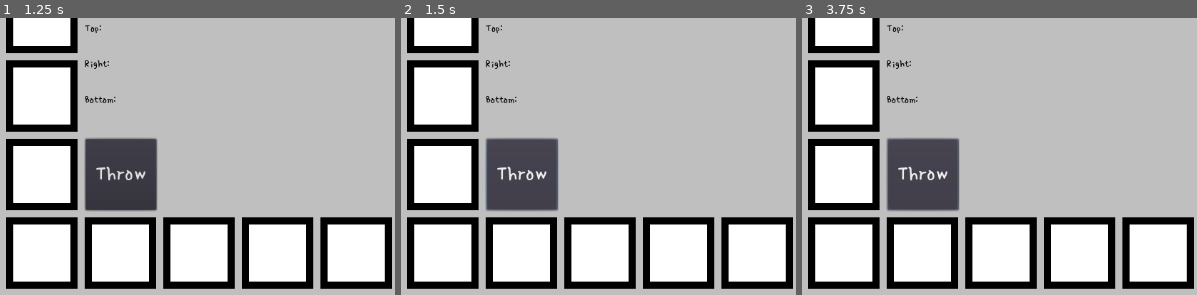
Above: before the commit, frames 1-3 (left to right).
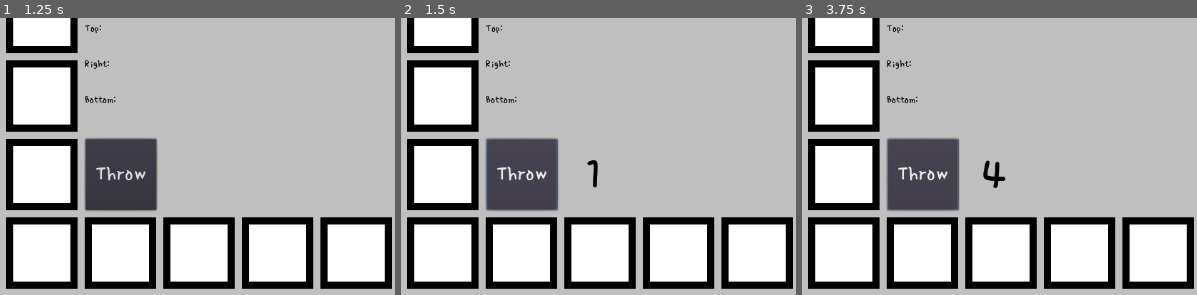
Above: after the commit, the same moments.

Repository: askoki160/angels-of-delta
Game: Godot game, scene res://Scenes/MainScene.tscn
Two runs of this game, one before a commit and one after it. Both use one fixed random seed, a clock stepped at 60 frames per second and the inputs below. This scene is started directly instead of the project's main scene.
Inputs (mouse positions are % of the whole screen's width and height, from its top left):
- Up to frame 1 (1.25 s): click (63, 39) at 0.52 s; type "Alex" at 0.6 s; click (56, 52) at 0.75 s; type "12" at 0.83 s
- Up to frame 2 (1.5 s): click "Throw" at 1.25 s
- Up to frame 3 (3.75 s): click "Create" at 2 s; click "Create" at 2.75 s; click "Throw" at 3.5 s
The pictures show only the part of the screen within x 0-50%, y 50-100%; the shares and areas given below are measured in that part.

Frame 1 is identical in both runs. In frame 2, 0.1% of the frame differs, in the area x 47-50%, y 51-62%; in frame 3, 0.3%, in the area x 45-52%, y 51-62%.
Error in both runs: Invalid get index '0' (on base: 'Array'). (res://Scripts/helpers/State.gd:35)

Commit message:
Fix move field issue of updating all players

Diff:
--- a/Scripts/DiceScene.gd
+++ b/Scripts/DiceScene.gd
@@ -8,8 +8,7 @@
 	pass
 
 func _on_Button_pressed():
-	# simulate throwing the dice
-#	var dice_number = randi() % 6 + 1
-#	$Label.text = str(dice_number)
-#	emit_signal("dice_thrown", dice_number)
-	emit_signal("dice_thrown", 1)
+    # simulate throwing the dice
+    var dice_number = randi() % 6 + 1
+    $Label.text = str(dice_number)
+    emit_signal("dice_thrown", dice_number)
--- a/Scripts/Lobby.gd
+++ b/Scripts/Lobby.gd
@@ -70,7 +70,7 @@
 func set_local_player_index():
 	var players = global_vars.remote_players
 	print(players)
-	print("name ", global_vars.client_name)
+	print("Name ", global_vars.client_name)
 	for i in range(players.size()):
 		var player_json = Utils._string_to_json(players[i])
 		print("Player ", players[i])
--- a/Scripts/MainScene.gd
+++ b/Scripts/MainScene.gd
@@ -10,147 +10,149 @@
 var state = State.PlayerState.new()
 # Called when the node enters the scene tree for the first time.
 func _ready():
-	_client.connect("data_received", self, "_on_data")
-	_client.connect("connection_closed", self, "_closed")
-	_client.connect("connection_error", self, "_closed")
-	var map = Map.Map.new(self, global_vars.fields)
-	map.generate_fields()
-	_init_players()
-	Network.send_json_data(_client, "info", 0)
+    _client.connect("data_received", self, "_on_data")
+    _client.connect("connection_closed", self, "_closed")
+    _client.connect("connection_error", self, "_closed")
+    var map = Map.Map.new(self, global_vars.fields)
+    map.generate_fields()
+    _init_players()
+    Network.send_json_data(_client, "info", 0)
 
 func _process(delta):
-	# Call this in _process or _physics_process. Data transfer, and signals
-	# emission will only happen when calling this function.
-	_client.poll()
+    # Call this in _process or _physics_process. Data transfer, and signals
+    # emission will only happen when calling this function.
+    _client.poll()
 
 func _init_players():
-	state.set_current_index(global_vars.current_player_index)
-	for i in range(global_vars.remote_players.size()):
-		var player_json = Utils._string_to_json(global_vars.remote_players[i])
-		var Player = load("res://Scenes/Player.tscn")
-		var player_instance = Player.instance()
+    state.set_current_index(global_vars.current_player_index)
+    for i in range(global_vars.remote_players.size()):
+        var player_json = Utils._string_to_json(global_vars.remote_players[i])
+        var Player = load("res://Scenes/Player.tscn")
+        var player_instance = Player.instance()
 
-		player_instance.set_name(player_json.name)
-		var player_sitting_position = i % global_vars.sitting_positions
-		match (player_sitting_position):
-			0:
-				$PlayerPositionLegend.get_node("Left").text += player_json.name + ", "
-			1:
-				$PlayerPositionLegend.get_node("Top").text += player_json.name + ", "
-			2:
-				$PlayerPositionLegend.get_node("Right").text += player_json.name + ", "
-			3:
-				$PlayerPositionLegend.get_node("Bottom").text += player_json.name + ", "
-		# connect all field instances
-		player_instance.connect("ended_turn", self, "_on_end_turn")
-		state.add_player(player_instance)
-		all_player_instances.append(player_instance)
-		add_child(player_instance)
+        player_instance.set_name(player_json.name)
+        var player_sitting_position = i % global_vars.sitting_positions
+        match (player_sitting_position):
+            0:
+                $PlayerPositionLegend.get_node("Left").text += player_json.name + ", "
+            1:
+                $PlayerPositionLegend.get_node("Top").text += player_json.name + ", "
+            2:
+                $PlayerPositionLegend.get_node("Right").text += player_json.name + ", "
+            3:
+                $PlayerPositionLegend.get_node("Bottom").text += player_json.name + ", "
+        # connect all field instances
+        player_instance.connect("ended_turn", self, "_on_end_turn")
+        state.add_player(player_instance)
+        all_player_instances.append(player_instance)
+        add_child(player_instance)
 
-	$CurrentPlayerTurn.text = "Current player turn: " + str(state.get_current_name())
-	_update_dice_visibility()
+    $CurrentPlayerTurn.text = "Current player turn: " + str(state.get_current_name())
+    _update_dice_visibility()
 
 func _update_dice_visibility():
-	print("active vs local ", global_vars.current_player_index, " ", global_vars.client_index)
-	if global_vars.current_player_index == global_vars.client_index:
-		$Dice.visible = true
-	else:
-		$Dice.visible = false
+    print("active vs local ", global_vars.current_player_index, " ", global_vars.client_index)
+    if global_vars.current_player_index == global_vars.client_index:
+        $Dice.visible = true
+    else:
+        $Dice.visible = false
 
 func _on_data():
-	var json_response = Network.parse_server_response(_client)
-	if json_response.has('active_player'):
-		print(" active_player ", json_response)
-		state.set_current_index(int(json_response.active_player))
-		global_vars.current_player_index = int(json_response.active_player)
-	else:
-		global_vars.remote_players = json_response.players
-		# important only when player is disconnected during the game
-		set_local_player_index()
-	update_players_positions()
+    var json_response = Network.parse_server_response(_client)
+    if json_response.has('active_player'):
+        state.set_current_index(int(json_response.active_player))
+        global_vars.current_player_index = int(json_response.active_player)
+    else:
+        global_vars.remote_players = json_response.players
+        # important only when player is disconnected during the game
+        set_local_player_index()
+    update_players_positions()
 
 func update_players_positions():
-		var players = global_vars.remote_players
-		_update_dice_visibility()
-		for i in range(players.size()):
-			print("\n\nUpdating player: ", players[i])
-			var player_json = Utils._string_to_json(players[i])
-			var last_position = all_player_instances[i].pos_index
+        var players = global_vars.remote_players
+        _update_dice_visibility()
+        for i in range(players.size()):
+            print("\n\n: ", players[i])
+            var player_json = Utils._string_to_json(players[i])
+            var last_position = all_player_instances[i].pos_index
 
-			var current_position = int(player_json.position_index)
-			if last_position != current_position:
-				state.set_current_index(i)
-				print(" curr ", current_position)
-				print(" last ", last_position)
-				self.current_player = state.get_current_instance()
-				self.current_player.take_turn(current_position - last_position)
-				print("New position index ", all_player_instances[i].pos_index)
+            var current_position = int(player_json.position_index)
+            if last_position != current_position:
+                state.set_current_index(i)
+                print(" curr ", current_position)
+                print(" last ", last_position)
+                self.current_player = state.get_current_instance()
+                self.current_player.take_turn(current_position - last_position)
+                print("New position index ", all_player_instances[i].pos_index)
 
 func set_local_player_index():
-	var players = global_vars.remote_players
-	for i in range(players.size()):
-		var player_json = Utils._string_to_json(players[i])
-		print("Player ", players[i])
-		if (player_json.name == global_vars.client_name):
-			global_vars.client_index = i
+    var players = global_vars.remote_players
+    for i in range(players.size()):
+        var player_json = Utils._string_to_json(players[i])
+        print("Player ", players[i])
+        if (player_json.name == global_vars.client_name):
+            global_vars.client_index = i
 
 func _on_Dice_dice_thrown(dice_number):
-	Network.send_json_data(_client, "info", dice_number)
+    Network.send_json_data(_client, "info", dice_number)
 
 func alert(title: String, text: String) -> void:
-	var dialog = AcceptDialog.new()
-	dialog.theme = load("res://assets/my_theme.tres")
-	dialog.dialog_text = text
-	dialog.window_title = title
-	dialog.connect('modal_closed', dialog, 'queue_free')
-	add_child(dialog)
-	dialog.popup_centered_minsize(Vector2(400, 100))
+    var dialog = AcceptDialog.new()
+    dialog.theme = load("res://assets/my_theme.tres")
+    dialog.dialog_text = text
+    dialog.window_title = title
+    dialog.connect('modal_closed', dialog, 'queue_free')
+    add_child(dialog)
+    dialog.popup_centered_minsize(Vector2(400, 100))
 
 func _on_end_turn():
-	print("Player position: ", self.current_player.pos_index)
-	var field_actions = all_field_actions[self.current_player.pos_index]
-	var end_turn = true
+    print("Player position: ", self.current_player.pos_index)
+    var field_actions = all_field_actions[self.current_player.pos_index]
+    var end_turn = true
 
-	print("end 1 ", end_turn)
+    for action in field_actions:
+        match action.get_id():
+            'BaseField':
+                alert(action.title, action.message)
+            'MoveField':
+                alert(action.title, action.message)
+#				yield(get_tree().create_timer(1), "timeout")
+                end_turn = false
+                print("Move field: ", action.move_number)
+#                Otherwise request is doubled and it is applied to all players
+                if global_vars.client_index == global_vars.current_player_index:
+                    Network.send_json_data(_client, "info", action.move_number)
+#				self.current_player.take_turn(action.move_number)
+            'PlayAgainField':
+                alert(action.title, action.message)
+                end_turn = false
+            'MovePreviousPositionField':
+                alert(action.title, action.message)
+#				yield(get_tree().create_timer(1), "timeout")
+                var last_thrown = self.current_player.last_dice_thrown_number
+                end_turn = false
+                print("Move previous field: ", last_thrown)
+                if global_vars.client_index == global_vars.current_player_index:
+                    Network.send_json_data(_client, "info", last_thrown)
+            'MoveStartField':
+                alert(action.title, action.message)
+                if global_vars.client_index == global_vars.current_player_index:
+                    Network.send_json_data(_client, "info", 'reset')
+                end_turn = false
+#				yield(get_tree().create_timer(1), "timeout")
+                print(" send ")
+            'ThrowDiceField':
+                var thrown = self.current_player.last_dice_thrown_number
+                var complete_message = action.message + tr(" That is in your case: ") + str(thrown)
+                alert(action.title, complete_message)
+                end_turn = false
 
-	for action in field_actions:
-		match action.get_id():
-			'BaseField':
-				alert(action.title, action.message)
-			'MoveField':
-				alert(action.title, action.message)
-				yield(get_tree().create_timer(2), "timeout")
-				end_turn = false
-				print("Move field: ", action.move_number)
-				Network.send_json_data(_client, "info", action.move_number)
-#				self.current_player.take_turn(action.move_number)
-			'PlayAgainField':
-				alert(action.title, action.message)
-				end_turn = false
-			'MovePreviousPositionField':
-				alert(action.title, action.message)
-				yield(get_tree().create_timer(2), "timeout")
-				var last_thrown = self.current_player.last_dice_thrown_number
-				end_turn = false
-				print("Move previous field: ", last_thrown)
-				Network.send_json_data(_client, "info", last_thrown)
-			'MoveStartField':
-				alert(action.title, action.message)
-				Network.send_json_data(_client, "info", 'reset')
-				yield(get_tree().create_timer(1), "timeout")
-				print(" send ")
-			'ThrowDiceField':
-				var thrown = self.current_player.last_dice_thrown_number
-				var complete_message = action.message + tr(" That is in your case: ") + str(thrown)
-				alert(action.title, complete_message)
-				end_turn = false
-	print("end2 ", end_turn)
-	if end_turn:
-		state._next_player()
-		print("current player index ", state.get_current_index())
-		# set next player active
-		global_vars.current_player_index = state.get_current_index()
-		_update_dice_visibility()
-		Network.send_json_data(_client, "turn_ended", state.get_current_index())
-		# update current player turn
-		$CurrentPlayerTurn.text = "Current player turn: " + str(state.get_current_name())
+    if end_turn:
+        state._next_player()
+        print("current player index ", state.get_current_index())
+        # set next player active
+        global_vars.current_player_index = state.get_current_index()
+        _update_dice_visibility()
+        Network.send_json_data(_client, "turn_ended", state.get_current_index())
+        # update current player turn
+        $CurrentPlayerTurn.text = "Current player turn: " + str(state.get_current_name())
--- a/Scripts/Player.gd
+++ b/Scripts/Player.gd
@@ -3,7 +3,7 @@
 onready var global_vars = get_node("/root/Global/")
 onready var fields = global_vars.fields
 var pos_index = 0
-var init_position_index = 11
+var init_position_index = 0
 # needed for MoveField depending on dice number
 var last_dice_thrown_number = 0
 
